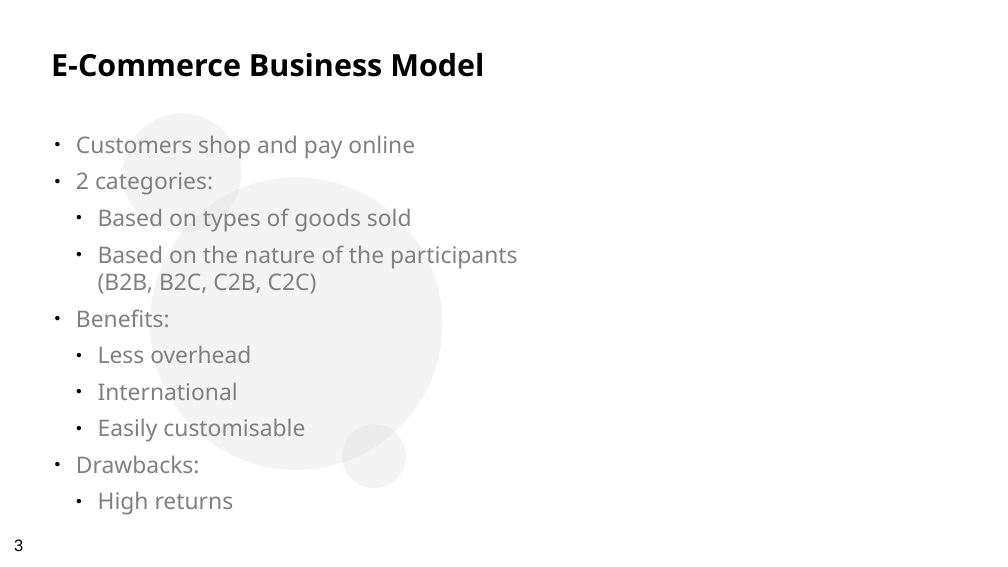
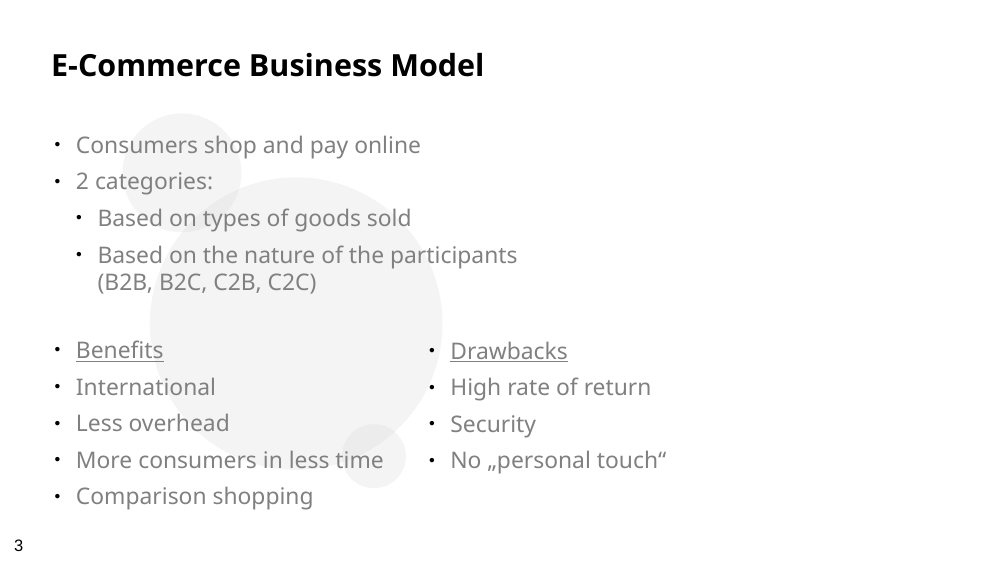
Before and after one commit to jmb-oddbook/ecom_project, a slide deck: slide 3 of presentation/vs_electronics.odp. Drawn at 1008x567 pixels with LibreOffice and Linux fonts; fonts in the diff are those of the drawing; background and template pictures are left out. Boxes give left, top, right and bottom in pixels: in the first picture for what was removed or moved away, otherwise in the second. Text is boxed around its words. In the diff, an @@ line names an element or a change of style, - is before the commit and + after.

Commit message:
Powerpoint update

```diff
--- a/presentation/vs_electronics.odp
+++ b/presentation/vs_electronics.odp
@@ text at (76, 135, 421, 159): text changed @@
-● Customers shop and pay online
+● Consumers shop and pay online
@@ text at (76, 309, 305, 515): paragraphs removed @@
-● Benefits:
-  ● Less overhead
-  ● International
-  ● Easily customisable
-● Drawbacks:
-  ● High returns
@@ text added at (76, 340, 383, 510), 18 pt, text #808080 @@
+● Benefits
+● International
+● Less overhead
+● More consumers in less time
+● Comparison shopping
@@ text added at (450, 341, 666, 474), 18 pt, text #808080 @@
+● Drawbacks
+● High rate of return
+● Security
+● No „personal touch“
```
Also in this commit, not shown: 6 other slides changed, 1 slide added.
